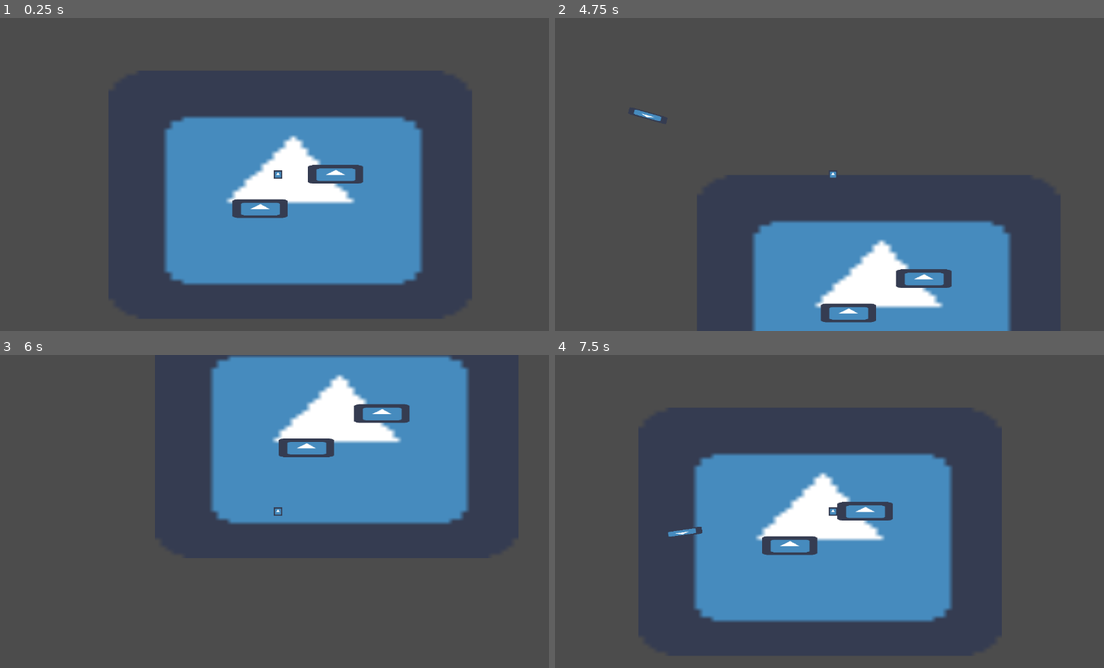
Above: before the commit, frames 1-4 (two rows, left to right).
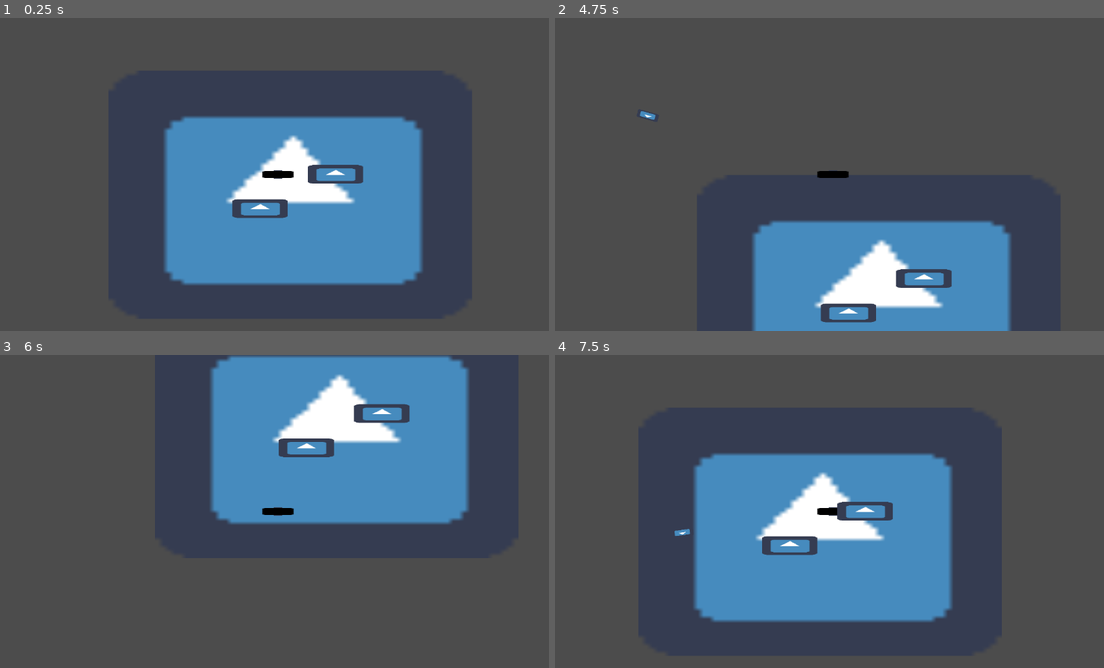
Above: after the commit, the same moments.

Repository: kjanuska/Independent-Study-Game
Game: Godot game, scene res://Scenes/Main.tscn
Same seed, same stepped clock (60 frames per second), same inputs: the game is played once before the commit and once after it. The engine's default icon, where the game draws it, is replaced by a stand-in: a white triangle on a blue panel in a dark square.
Inputs (mouse positions are in pixels of both pictures, inside the frame that each line leads up to):
- Up to frame 1 (0.25 s): no input
- Up to frame 2 (4.75 s): tap Enter at 0.5 s; move the mouse to (955, 158) at 0.52 s; hold D (ui_right) 0.53-1.28 s; right-click (955, 158) at 0.6 s; tap Space (space) at 0.8, 1.25, 1.35, 3.05, 3.6 s; move the mouse to (719, 190) at 1.27 s; hold S (ui_down) 1.28-2.03 s; click (719, 190) at 1.55 s; move the mouse to (889, 105) at 2.02 s; hold D (ui_right) 2.03-2.78 s; click (889, 105) at 2.1 s; right-click (889, 105) at 2.3 s; move the mouse to (807, 237) at 2.77 s; hold W (ui_up) 2.78-3.53 s; right-click (807, 237) at 2.85 s; move the mouse to (999, 221) at 3.52 s; hold A (ui_left) from 3.53 s (still down); click (999, 221) at 3.8 s; move the mouse to (664, 127) at 4.27 s; click (664, 127) at 4.35 s; right-click (664, 127) at 4.55 s
- Up to frame 3 (6 s): move the mouse to (307, 511) at 5.02 s; release A (ui_left) at 5.03 s; hold S (ui_down) 5.03-5.78 s; right-click (307, 511) at 5.1 s; tap Space (space) at 5.3, 5.85 s; move the mouse to (192, 433) at 5.77 s; hold D (ui_right) from 5.78 s (still down)
- Up to frame 4 (7.5 s): click (747, 433) at 6.05 s; move the mouse to (955, 495) at 6.52 s; release D (ui_right) at 6.53 s; hold W (ui_up) 6.53-7.28 s; click (955, 495) at 6.6 s; right-click (955, 495) at 6.8 s; move the mouse to (719, 527) at 7.27 s; hold D (ui_right) from 7.28 s (still down); right-click (719, 527) at 7.35 s

The runs differ from the first frame. In frame 1, 0.1% of the frame differs, in the area x 47-54%, y 48-52%; in frame 2, 0.2%, in the area x 14-54%, y 29-52%; in frame 3, 0.1%; in frame 4, 0.2%.

Commit message:
equip and notes
added feature that allows you to equip melee and ranged weapons (no sword attack yet). added clarification to code to make it easier to understand.

Diff:
--- a/Scenes/Projectile.tscn
+++ b/Scenes/Gun/Bullet.tscn
@@ -6,7 +6,8 @@
 [sub_resource type="RectangleShape2D" id=1]
 extents = Vector2( 45.6679, 8.90598 )
 
-[node name="Area2D" type="Area2D"]
+[node name="Bullet" type="Area2D"]
+scale = Vector2( 0.547296, 1.08 )
 script = ExtResource( 1 )
 
 [node name="CollisionShape2D" type="CollisionShape2D" parent="."]
--- /dev/null
+++ b/Scenes/Gun/Gun.tscn
@@ -0,0 +1,9 @@
+[gd_scene load_steps=2 format=2]
+
+[ext_resource path="res://icon.png" type="Texture" id=1]
+
+[node name="Gun" type="Sprite"]
+modulate = Color( 0, 0, 0, 1 )
+position = Vector2( -35.7369, 0.0788827 )
+scale = Vector2( 1.1208, 0.243154 )
+texture = ExtResource( 1 )
--- a/Scenes/Player.tscn
+++ b/Scenes/Player.tscn
@@ -34,6 +34,12 @@
 
 [node name="DashCooldown" type="Timer" parent="."]
 wait_time = 0.5
+one_shot = true
+
+[node name="SwordAttack" type="Timer" parent="."]
+wait_time = 0.4
+one_shot = true
 
 [connection signal="timeout" from="DashTimer" to="." method="_on_DashTimer_timeout"]
 [connection signal="timeout" from="DashCooldown" to="." method="_on_DashCooldown_timeout"]
+[connection signal="timeout" from="SwordAttack" to="." method="_on_SwordAttack_timeout"]
--- /dev/null
+++ b/Scenes/Sword.tscn
@@ -0,0 +1,17 @@
+[gd_scene load_steps=3 format=2]
+
+[ext_resource path="res://icon.png" type="Texture" id=1]
+
+[sub_resource type="RectangleShape2D" id=1]
+
+[node name="Sword" type="Area2D"]
+
+[node name="CollisionShape2D" type="CollisionShape2D" parent="."]
+scale = Vector2( 0.402324, 3.24 )
+shape = SubResource( 1 )
+
+[node name="Sprite" type="Sprite" parent="."]
+modulate = Color( 0, 0.976471, 0.0627451, 1 )
+self_modulate = Color( 0.305882, 1, 0.447059, 1 )
+scale = Vector2( 0.119999, 1 )
+texture = ExtResource( 1 )
--- a/Scripts/Player.gd
+++ b/Scripts/Player.gd
@@ -1,20 +1,40 @@
 extends KinematicBody2D
 
+#speed that the player travels at
 var SPEED = 300
+#player direction vector
 var motion = Vector2()
+#is the player currently moving using the WASD keys
 var moving = false
+#is the player in the process of dashing
 var dashing = false
+#is the player not dashing (can't move while dashing)
 var can_move = true
-var can_dash = true
+#used in _ready to get parent node
 var player
 
-#projectile
-var shoot_speed = 20
-var bullet_load = preload("res://Scenes/Projectile.tscn")
+#store preloaded scene as var
+var bullet_load = preload("res://Scenes/Gun/Bullet.tscn")
+#used later to assign to loaded ranged weapon scene
+var ranged
+#stores preloaded gun as var
+var gun_load = preload("res://Scenes/Gun/Gun.tscn")
 
+#used later to assign to loaded melee weapon scene
+var melee
+#store preloaded sword as var
+var sword_load = preload("res://Scenes/Sword.tscn")
+
+#0 = ranged
+#1 = melee
+var current_weapon = 0
+
+#equip gun as soon as the player is loaded
 func _ready():
 	player = get_node(".")
+	_equip_ranged()
 
+#check for movement input, dash, move character
 func _physics_process(delta):
 	if dashing == false:
 		motion.x = 0
@@ -22,14 +42,13 @@
 		moving = false
 
 	if can_move:
-		_get_input(delta)
+		_get_input()
 
 	if Input.is_action_just_pressed("space"):
-		if moving && (dashing == false) && can_dash:
+		if moving && dashing == false && $DashCooldown.is_stopped():
 			SPEED *= 5
 			dashing = true
 			can_move = false
-			can_dash = false
 			$DashTimer.start()
 
 	move_and_slide(motion.normalized() * SPEED)
@@ -37,8 +56,8 @@
 	if Input.is_action_just_pressed("ui_cancel"):
 		get_tree().quit()
 
-
-func _get_input(delta):
+#get input for WASD, left and right mouse buttons
+func _get_input():
 	if Input.is_action_pressed("ui_right"):
 		motion.x = SPEED
 		moving = true
@@ -56,22 +75,59 @@
 		moving = true
 
 	if Input.is_action_just_pressed("shoot"):
-		_shoot_bullet(delta)
+#		only equip ranged if currently equipped melee
+		if current_weapon == 1:
+			current_weapon = 0
+			_equip_ranged()
+		_shoot_bullet()
 
-func _shoot_bullet(delta):
+	if Input.is_action_just_pressed("melee"):
+#		only equip melee if currently equipped ranged
+		if current_weapon == 0:
+			current_weapon = 1
+			_equip_melee()
+		if $SwordAttack.is_stopped():
+			_melee_attack()
+
+#equip ranged and remove melee if equiped
+func _equip_ranged():
+	if melee != null:
+		melee.queue_free()
+	ranged = gun_load.instance()
+	player.add_child(ranged)
+	ranged.set_global_position(player.get_global_position())
+
+#equip ranged and remove melee if equiped
+func _equip_melee():
+	ranged.queue_free()
+	melee = sword_load.instance()
+	player.add_child(melee)
+	melee.set_global_position(player.get_global_position())
+
+func _shoot_bullet():
 	var bullet = bullet_load.instance()
 	var bullet_rotation = get_angle_to(get_global_mouse_position()) + self.get_rotation()
 	bullet.set_rotation(bullet_rotation)
 	bullet.set_global_position(self.get_global_position())
-	get_parent().add_child(bullet)
+	player.add_child(bullet)
 	var direction_vector = (get_global_mouse_position() - self.get_position()).normalized()
 	bullet.direction = direction_vector
 
+func _melee_attack():
+	print("attack")
+	$SwordAttack.start()
+
+#timer that sets how long and how fast you dash
 func _on_DashTimer_timeout():
 	SPEED = 300
 	can_move = true
 	dashing = false
 	$DashCooldown.start()
 
+#timer for a cooldown after you dash (can't spam)
 func _on_DashCooldown_timeout():
-	can_dash = true
+	$DashCooldown.stop()
+
+#sword attack cooldown
+func _on_SwordAttack_timeout():
+	$SwordAttack.stop()
--- a/project.godot
+++ b/project.godot
@@ -63,6 +63,11 @@
 "events": [ Object(InputEventMouseButton,"resource_local_to_scene":false,"resource_name":"","device":-1,"alt":false,"sh …(213 unchanged characters)…
  ]
 }
+melee={
+"deadzone": 0.5,
+"events": [ Object(InputEventMouseButton,"resource_local_to_scene":false,"resource_name":"","device":-1,"alt":false,"shift":false,"control":false,"meta":false,"command":false,"button_mask":0,"position":Vector2( 0, 0 ),"global_position":Vector2( 0, 0 ),"factor":1.0,"button_index":1,"pressed":false,"doubleclick":false,"script":null)
+ ]
+}
 
 [rendering]
 
